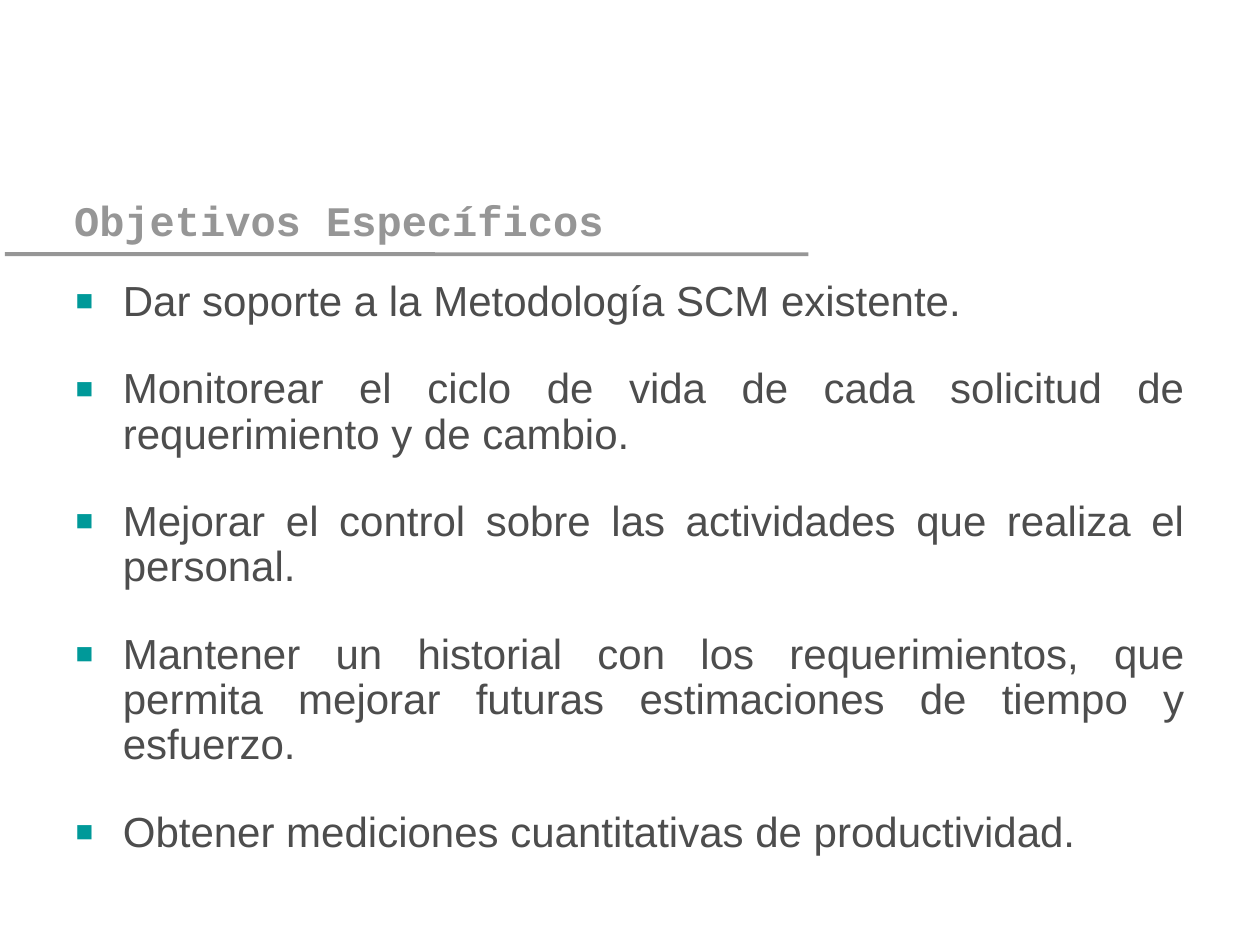
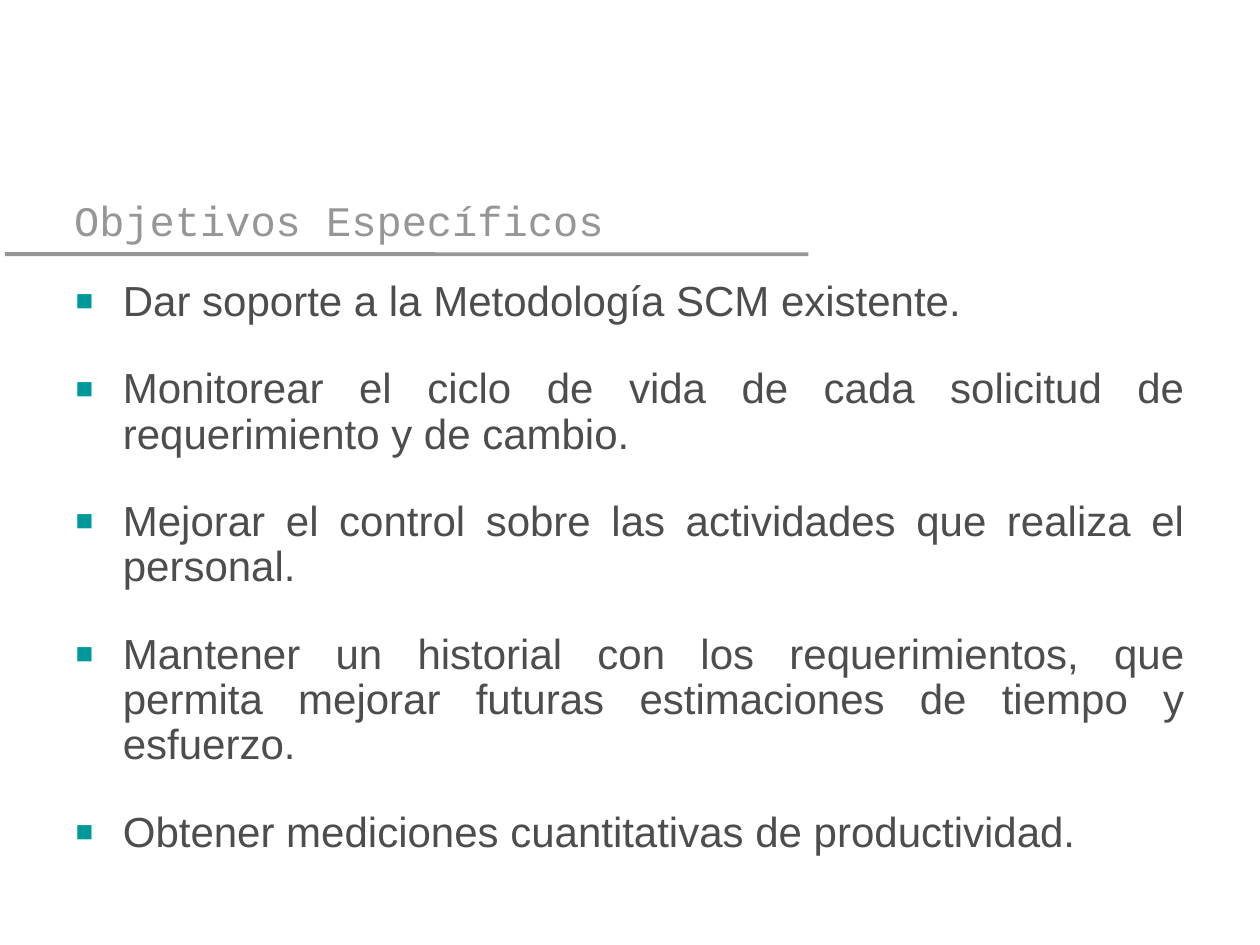
Before and after one commit to yano2h/TESIS, a slide deck: slide 15 of Presentaciones/Plantilla Pres 2_2012.pptx. Drawn at 1260x945 pixels with LibreOffice and Linux fonts; fonts in the diff are those of the drawing; background and template pictures are left out. Boxes give left, top, right and bottom in pixels: in the first picture for what was removed or moved away, otherwise in the second. Text is boxed around its words. In the diff, an @@ line names an element or a change of style, - is before the commit and + after.

```diff
--- a/Presentaciones/Plantilla Pres 2_2012.pptx
+++ b/Presentaciones/Plantilla Pres 2_2012.pptx
@@ title "Objetivos Específicos" at (x1=74, y1=205, x2=603, y2=245): bold off @@
```
Also in this commit, not shown: 7 other slides changed, 4 slides added, 3 slides removed, 1 other file.
